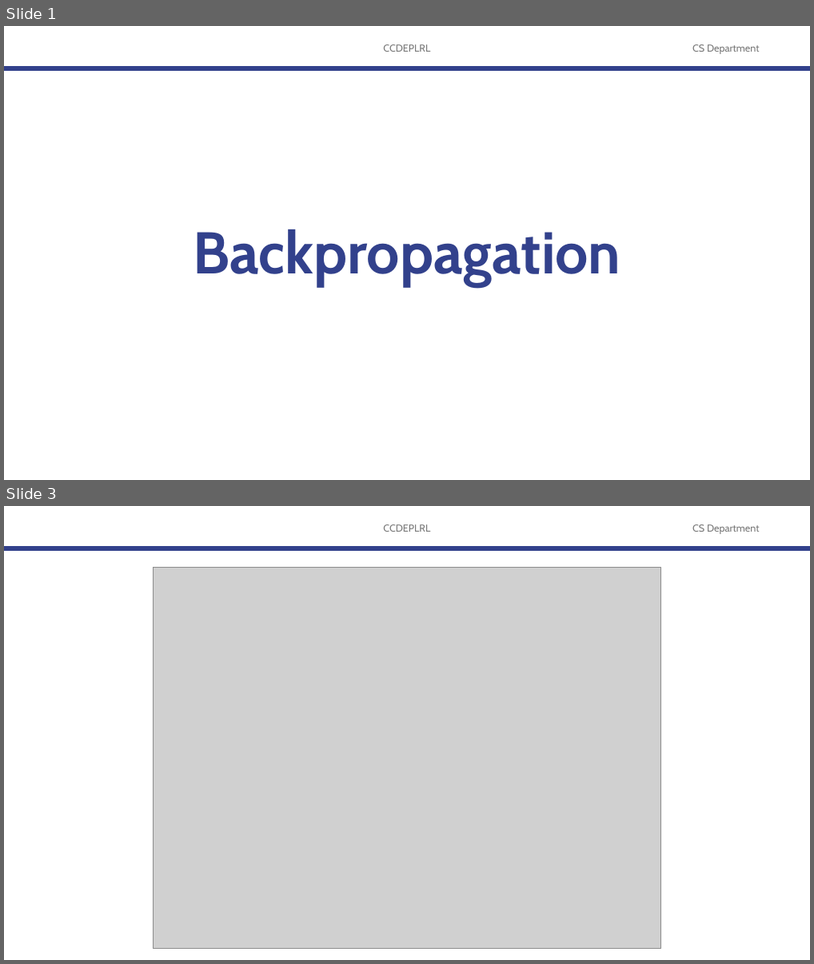
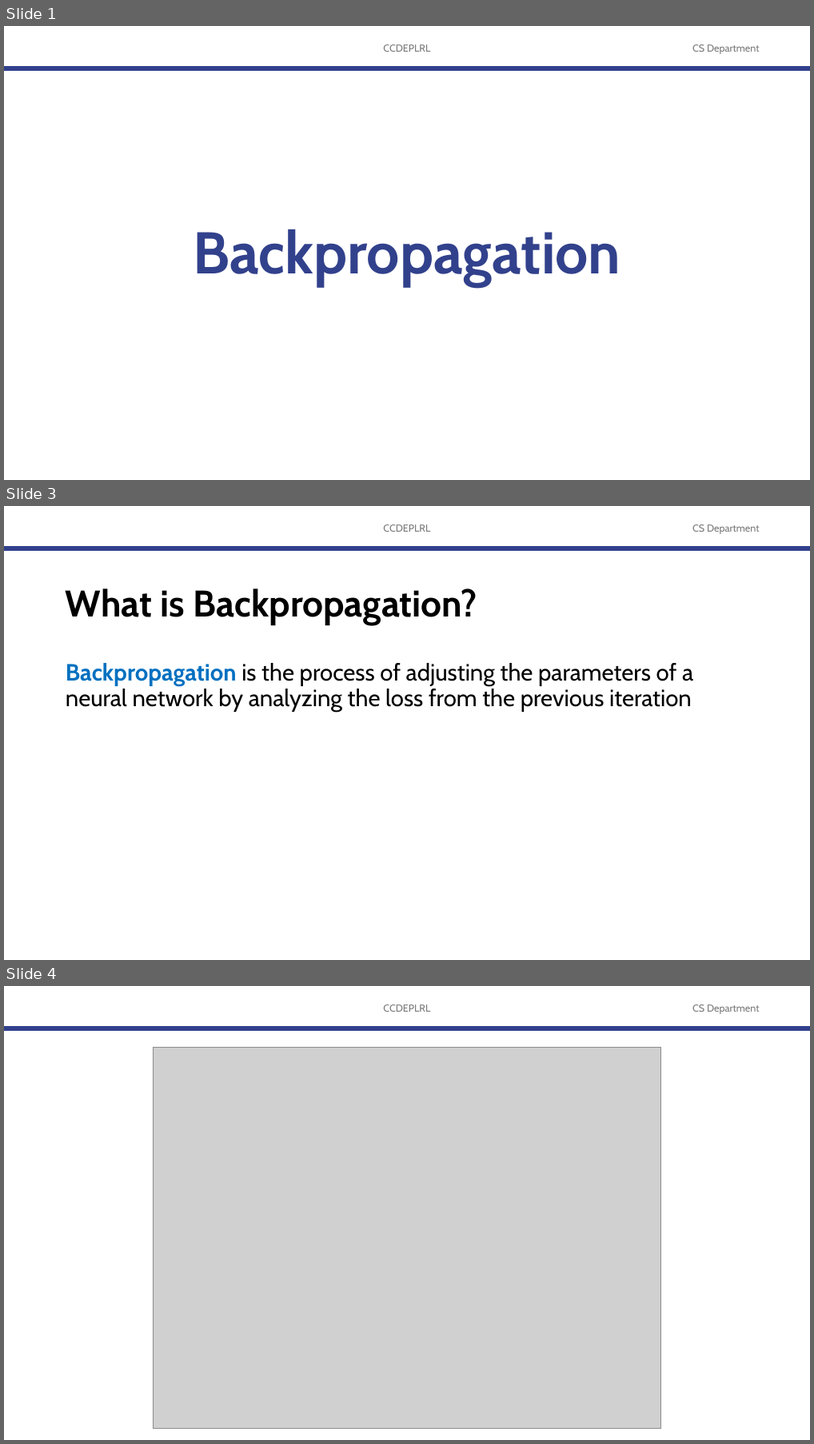
Before and after one commit to robitussin/CCDEPLRL, a slide deck: 2 - Training Neural Networks/Backpropagation/Backpropagation (new).pptx. Shown one above the other, each under a label of ours: slides 1 and 3 before the commit, slides 1, 3 and 4 after it; the slides between them are not shown. The pictures are 814x964 and 814x1444 pixels, drawn with LibreOffice and Linux fonts; fonts in the diff are those of the drawing; grey boxes stand for pictures; background and template pictures are left out. Boxes give left, top, right and bottom in pixels: in the first picture for what was removed or moved away, otherwise in the second. Text is boxed around its words. In the diff, an @@ line names an element or a change of style, - is before the commit and + after.

```diff
--- a/2 - Training Neural Networks/Backpropagation/Backpropagation (new).pptx
+++ b/2 - Training Neural Networks/Backpropagation/Backpropagation (new).pptx
@@ slide 3 added at [4,506,810,960], background #FFFFFF; not listed: 3 template elements that a slide beside it also shows @@
@@ title added at [66,588,478,624], 44 pt, text #000000, bold @@
+What is Backpropagation?
@@ text added at [66,663,694,712], 28 pt, text #000000 @@
+Backpropagation is the process of adjusting the parameters of a neural network by analyzing the loss from the previous iteration
@@ what was slide 3 is now slide 4 @@
```
Also in this commit, not shown: 14 slides changed, 52 other slides added, 8 slides removed, 1 other file.
